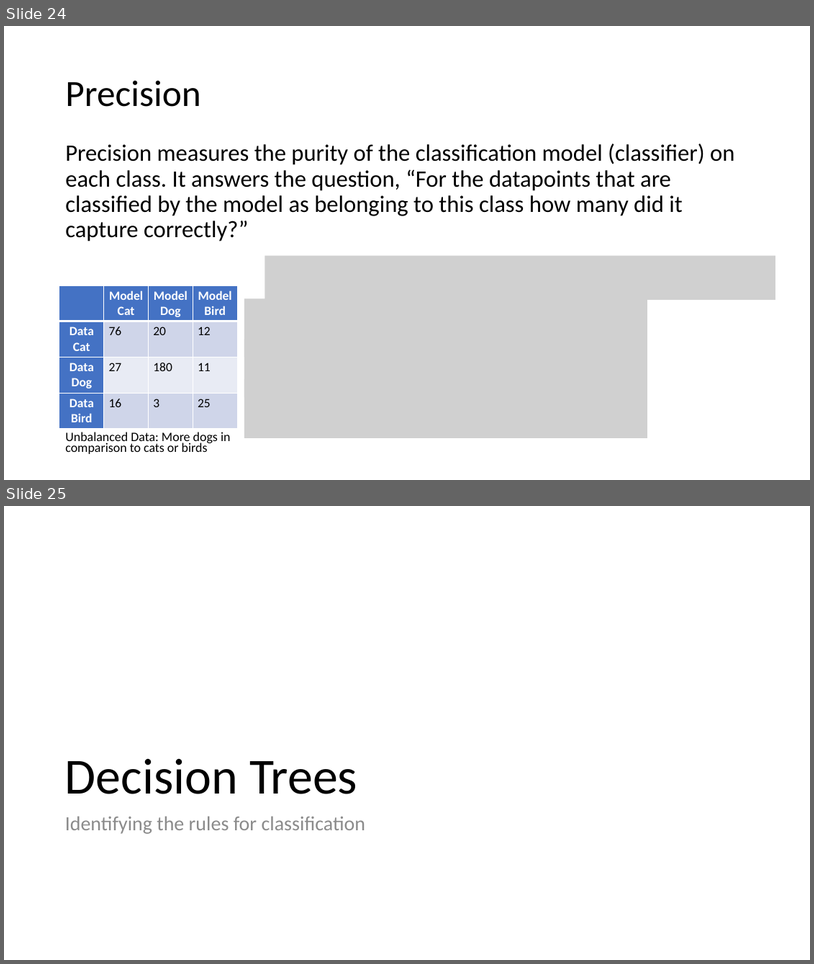
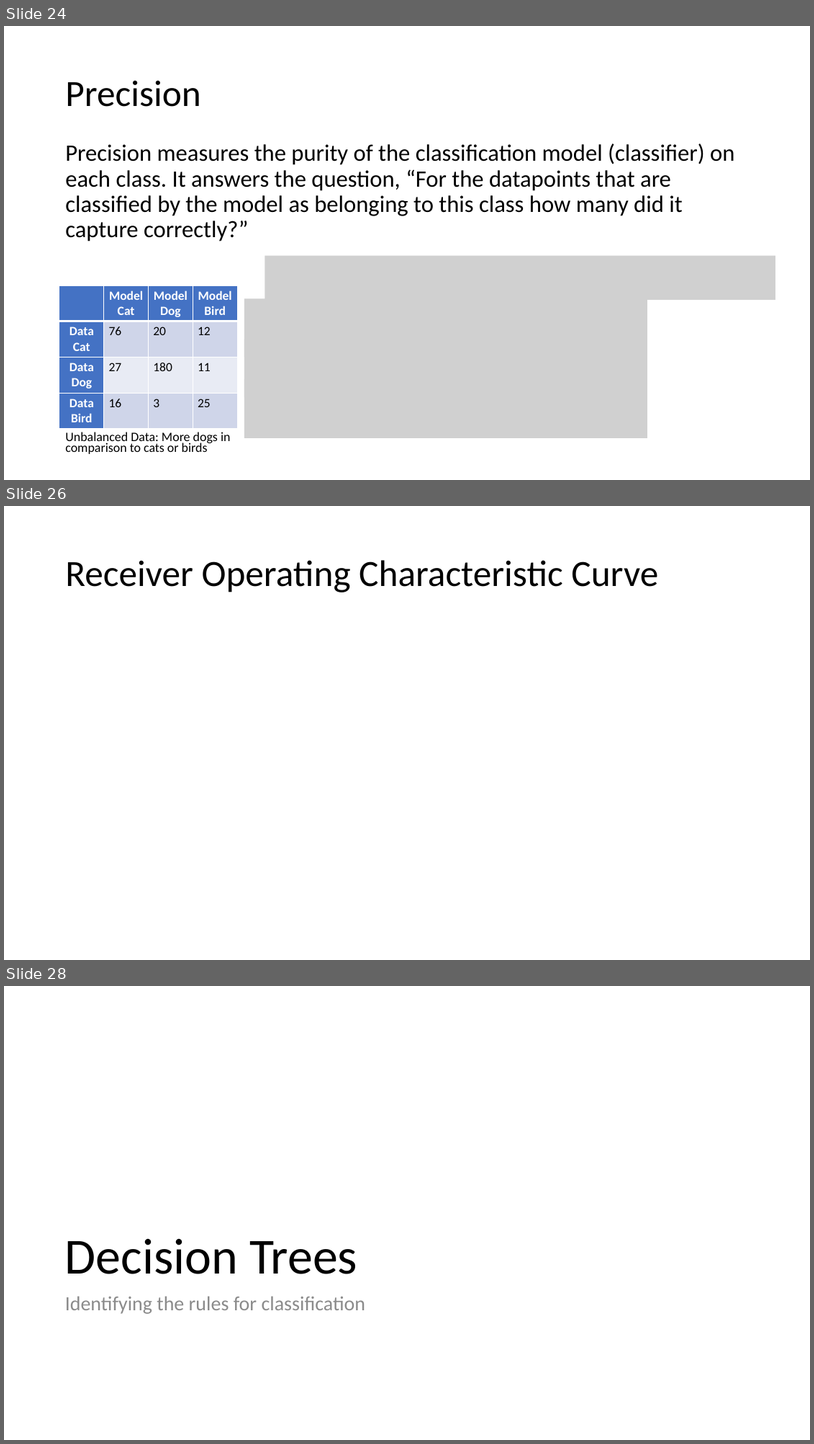
Before and after one commit to meenakshsundaram/AIML, a slide deck: DecisionTrees/DecisionTrees.pptx. Shown one above the other, each under a label of ours: slides 24 and 25 before the commit, slides 24, 26 and 28 after it; the slides between them are not shown. The pictures are 814x964 and 814x1444 pixels, drawn with LibreOffice and Linux fonts; fonts in the diff are those of the drawing; grey boxes stand for pictures. Boxes give left, top, right and bottom in pixels: in the first picture for what was removed or moved away, otherwise in the second. Text is boxed around its words. In the diff, an @@ line names an element or a change of style, - is before the commit and + after.

Commit message:
Modified some slides in Decision Trees, Corrected plotting in KNN Knee Curve

```diff
--- a/DecisionTrees/DecisionTrees.pptx
+++ b/DecisionTrees/DecisionTrees.pptx
@@ slide 26 added at box(4, 506, 810, 960), background #FFFFFF @@
@@ title added at box(65, 560, 658, 592), 44 pt, text #000000 @@
+Receiver Operating Characteristic Curve
@@ what was slide 25 is now slide 28 @@
```
Also in this commit, not shown: 5 slides changed, 2 other slides added, 2 other files.
